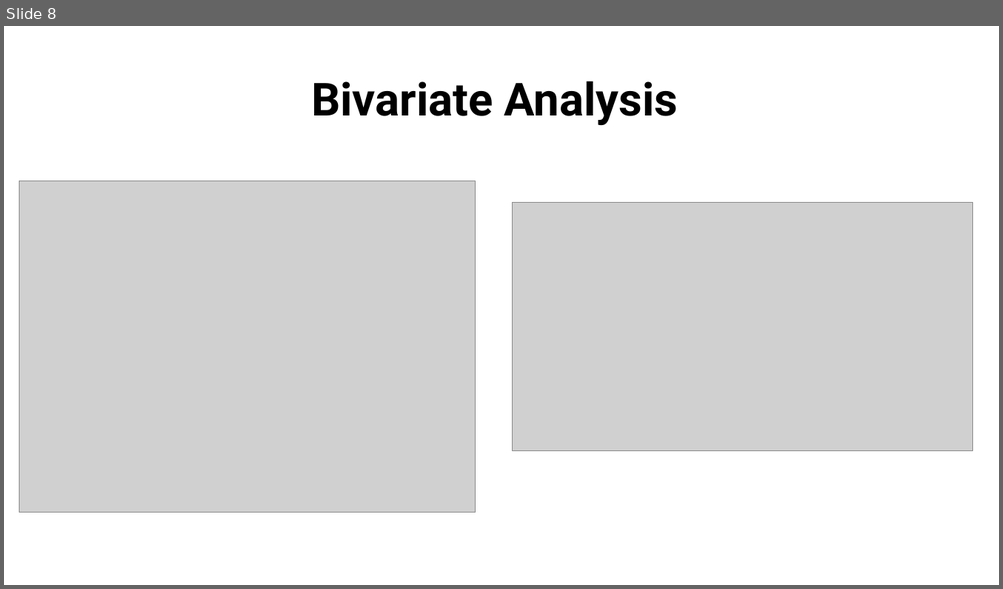
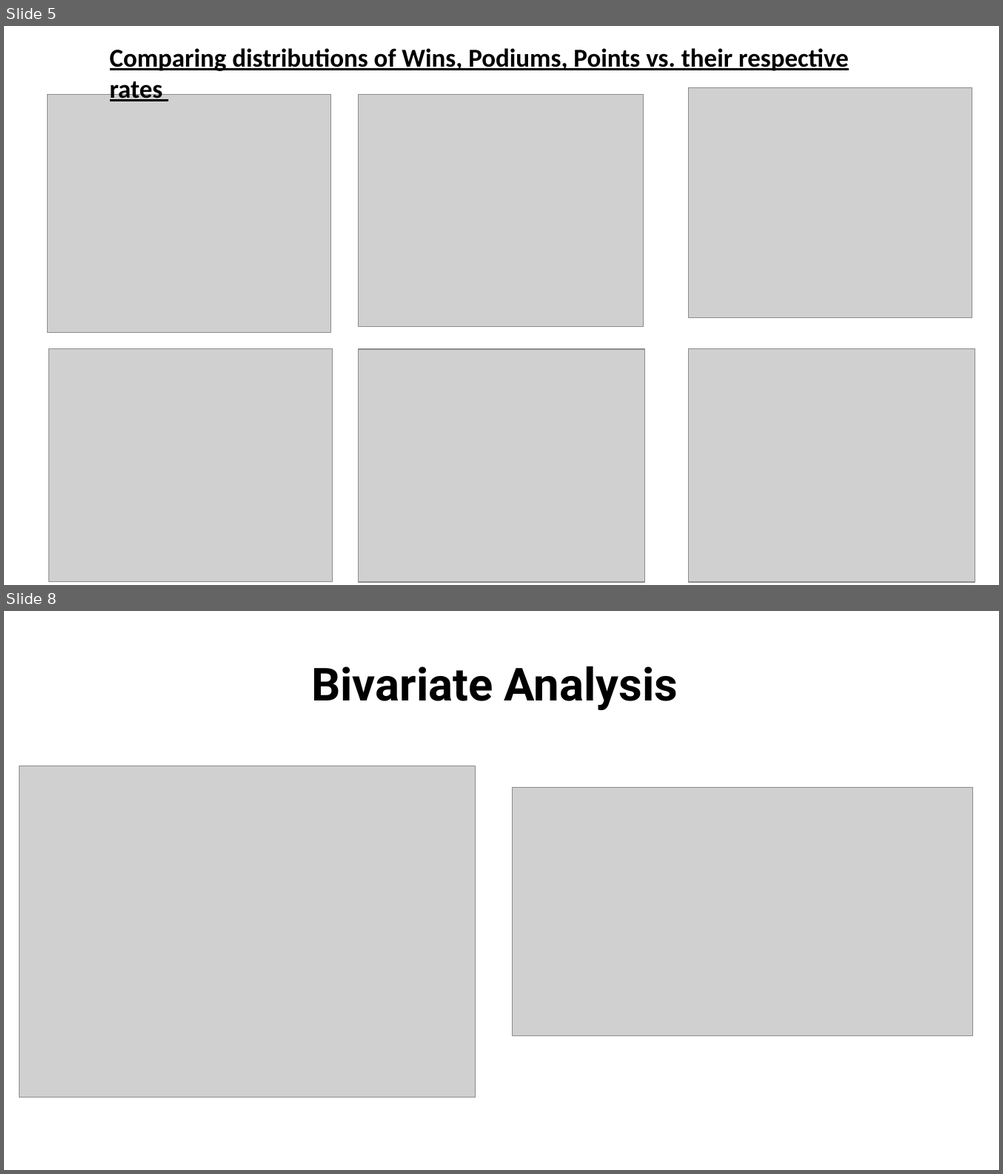
Before and after one commit to nickharshaw/Team-Project-1-NGH-EJL, a slide deck: TP1_NGH_EJL.pptx. Shown one above the other, each under a label of ours: slide 8 before the commit, slides 5 and 8 after it; the slides between them are not shown. The pictures are 1003x589 and 1003x1174 pixels, drawn with LibreOffice and Linux fonts; fonts in the diff are those of the drawing; grey boxes stand for pictures. Boxes give left, top, right and bottom in pixels: in the first picture for what was removed or moved away, otherwise in the second. Text is boxed around its words. In the diff, an @@ line names an element or a change of style, - is before the commit and + after.

```diff
--- a/TP1_NGH_EJL.pptx
+++ b/TP1_NGH_EJL.pptx
@@ slide 5 added at bbox=[4, 26, 999, 585], background #FFFFFF @@
@@ text added at bbox=[110, 48, 848, 71], 25 pt, text #000000, bold, underline @@
+Comparing distributions of Wins, Podiums, Points vs. their respective rates
@@ picture added at bbox=[688, 87, 972, 318] @@
@@ picture added at bbox=[48, 95, 332, 332] @@
@@ picture added at bbox=[358, 95, 643, 326] @@
@@ picture added at bbox=[48, 349, 333, 582] @@
@@ picture added at bbox=[358, 350, 644, 583] @@
@@ picture added at bbox=[688, 349, 974, 582] @@
```
Also in this commit, not shown: 5 slides changed, 6 other slides added, 7 slides removed, 2 other files.
